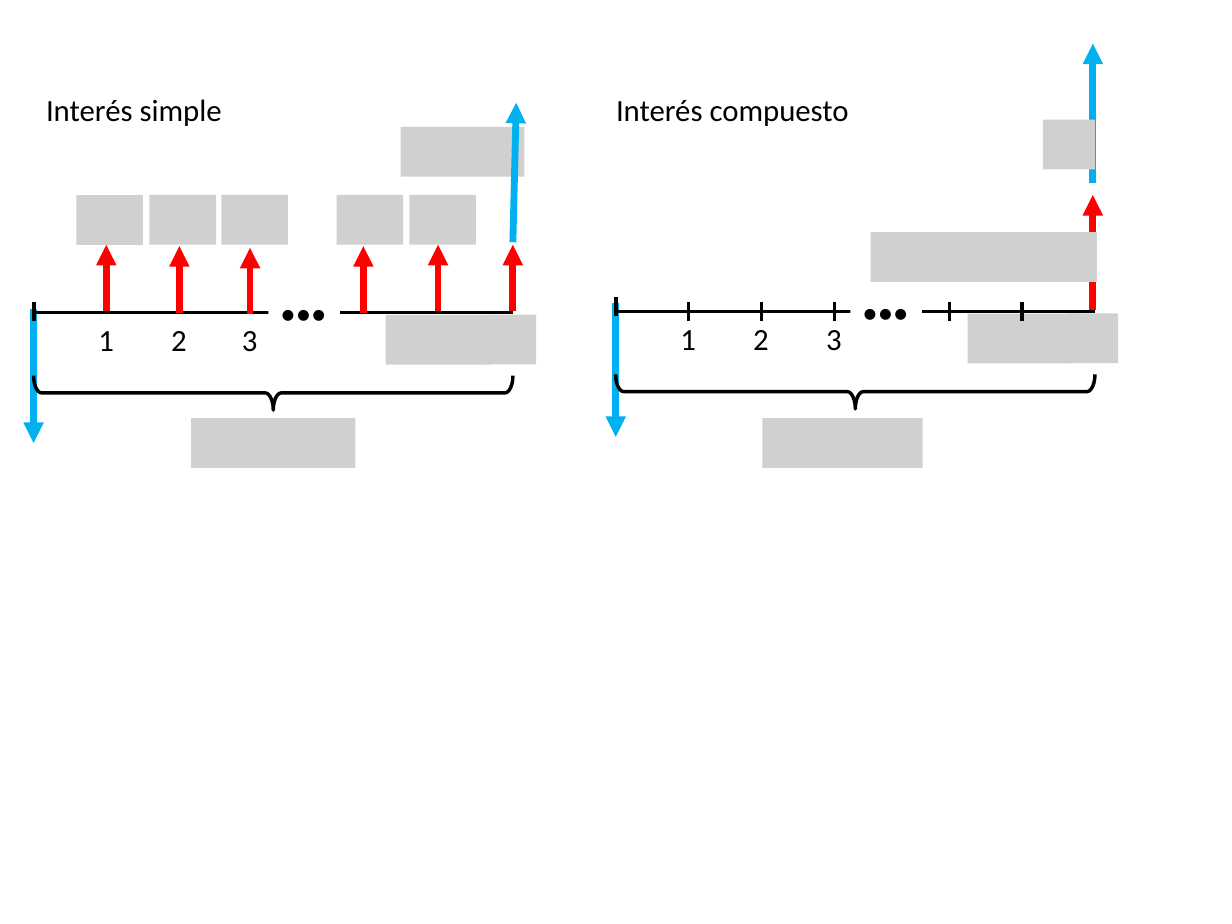
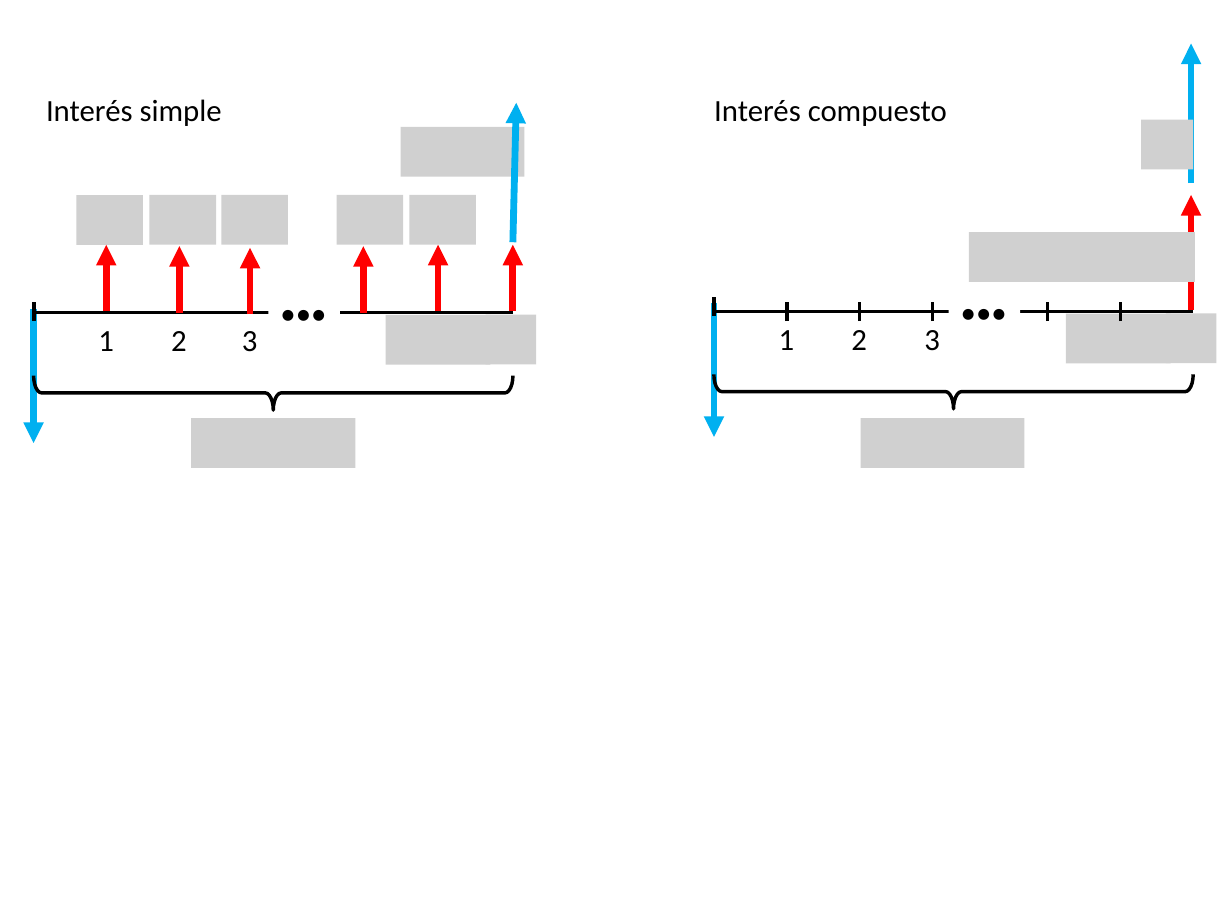
Before and after one commit to hagarciag/ingenieria-economica, a slide deck: slide 17 of images/graficas.pptx. Drawn at 1232x924 pixels with LibreOffice and Linux fonts; fonts in the diff are those of the drawing; grey boxes stand for pictures. Boxes give left, top, right and bottom in pixels: in the first picture for what was removed or moved away, otherwise in the second. Text is boxed around its words. In the diff, an @@ line names an element or a change of style, - is before the commit and + after.

```diff
--- a/images/graficas.pptx
+++ b/images/graficas.pptx
@@ 2 pictures, 2 texts, 2 lines: place and size @@
-2 pictures, 2 texts, 2 lines at bbox=[680, 120, 1098, 350]
+2 pictures, 2 texts, 2 lines at bbox=[779, 120, 1195, 350]
@@ 5 lines, 3 texts, 3 arrows, 1 right brace: place and size @@
-5 lines, 3 texts, 3 arrows, 1 right brace at bbox=[615, 43, 1095, 437]
+5 lines, 3 texts, 3 arrows, 1 right brace at bbox=[714, 43, 1193, 437]
@@ picture removed at bbox=[967, 314, 1072, 363] @@
@@ picture added at bbox=[1066, 314, 1170, 363] @@
@@ picture removed at bbox=[1068, 314, 1119, 363] @@
@@ picture added at bbox=[1165, 314, 1216, 363] @@
@@ picture: place and size @@
-picture at bbox=[763, 419, 923, 468]
+picture at bbox=[861, 419, 1025, 468]
```
Also in this commit, not shown: 4 other slides changed, 7 other files.
